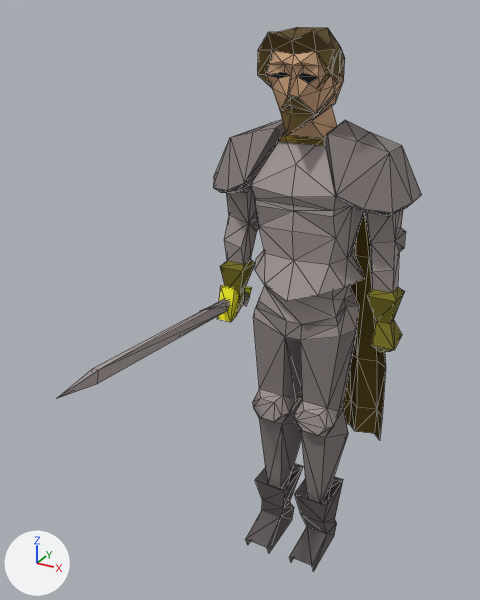
An edit to the glTF model public/models/champions-guild.gltf, drawn before and after from the same camera.
Both versions are drawn from a 50 mm lens placed at (86.0, -207.0, 201.0), pointed at (-12.0, -28.0, 112.0). Arrows for +X, +Y and +Z are at lower left; the lights stay in place. The picture after the commit comes second. Mesh edges are drawn as thin lines. Vertices at exactly the same position are counted once.
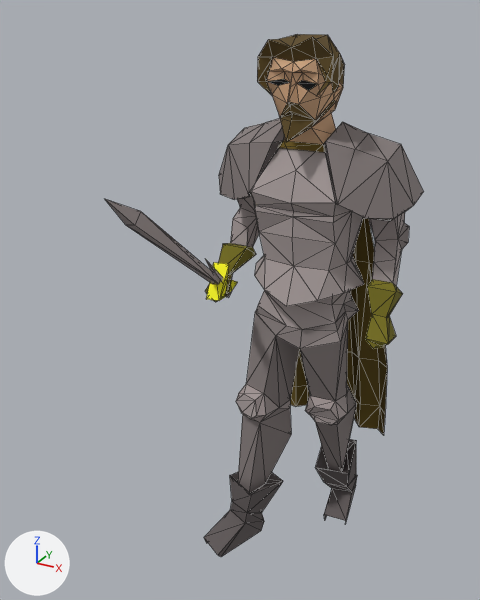
The newer file adds a shape key; the second version is drawn at full value of the shape key 'target_10' of 'Mesh_0', and the change is written as the vertex moves it makes.

What the commit changed:
me_mesh_0 is used by ob_mesh_0; location (0.0, 0.0, 0.0).
me_mesh_0 had 465 vertices, 861 faces and spanned x -36.0..36.0, y -97.0..29.0, z -6.0..196.0.
me_mesh_0 now has 466 vertices, 861 faces and spans x -37.0..36.0, y -88.0..35.0, z -8.0..194.0.
me_mesh_0 part 1: the loose piece of 9 vertices spanning x -31.0..-29.0, y -97.0..-5.0, z 96.0..107.0 is multiplied about its middle by the matrix ((0.982, -0.17, -0.078), (0.186, 0.864, 0.467), (-0.012, -0.474, 0.881)), then moved by (7.0, 1.0, 33.0).
me_mesh_0 part 2: the loose piece of 5 vertices spanning x -30.0..-28.0, y -27.0..-2.0, z 97.0..104.0 is multiplied about its middle by the matrix ((0.976, -0.183, -0.076), (0.197, 0.865, 0.453), (-0.017, -0.458, 0.884)), then moved by (1.0, -4.0, 15.0).
me_mesh_0 part 3: the loose piece of 123 vertices spanning x -17.0..17.0, y -18.0..14.0, z -6.0..123.0 is rebuilt with 123 vertices and now spans x -30.0..19.0, y -30.0..35.0, z -8.0..121.0.
me_mesh_0 part 4: the loose piece of 40 vertices spanning x 20.0..35.0, y -5.0..7.0, z 91.0..146.0 is rebuilt with 40 vertices and now spans x 20.0..35.0, y -12.0..12.0, z 96.0..146.0.
me_mesh_0 part 5: 281 vertices removed from x -36.0..36.0, y -21.0..29.0, z 37.0..196.0; 282 vertices added at x -37.0..36.0, y -21.0..34.0, z 36.0..194.0.

Changed parts and their boxes (x1, y1, x2, y2) in the pictures (480 x 600 px; the box of a moved part takes in the faces that stretch with it):
'Mesh_0', reshaped (12% narrower): before (58, 27, 422, 572); after (105, 34, 424, 557)
part 1 of me_mesh_0, moved or reshaped: before (58, 299, 229, 398); after (105, 199, 219, 284)
part 2 of me_mesh_0, moved or reshaped: before (200, 301, 230, 311); after (205, 259, 223, 282)
part 3 of me_mesh_0, rebuilt (37% wider, 7% shorter): before (246, 285, 359, 572); after (204, 290, 359, 557)
part 4 of me_mesh_0, rebuilt: before (364, 210, 406, 352); after (365, 212, 409, 349)
part 5 of me_mesh_0, moved or reshaped: before (213, 27, 422, 440); after (205, 34, 424, 436)
